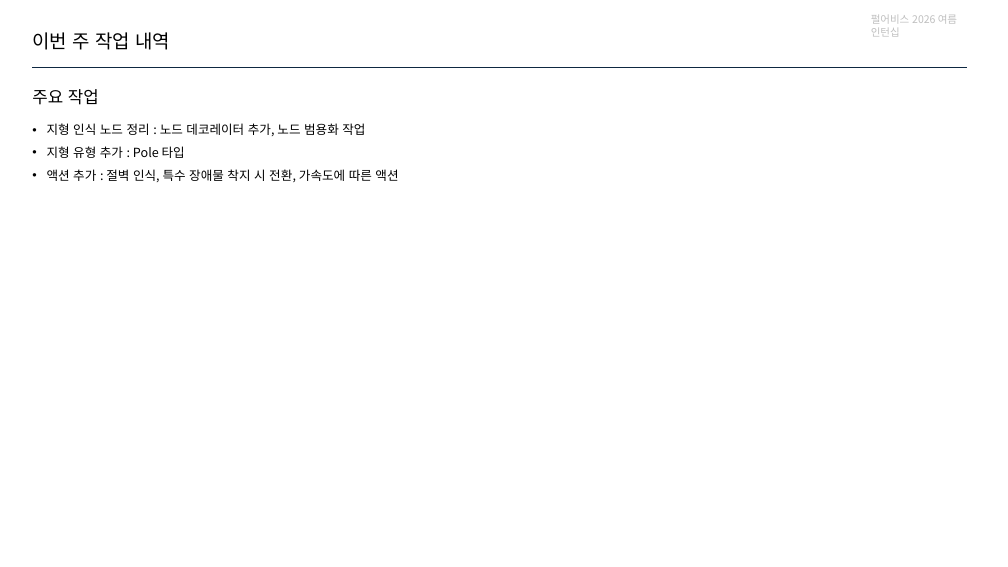
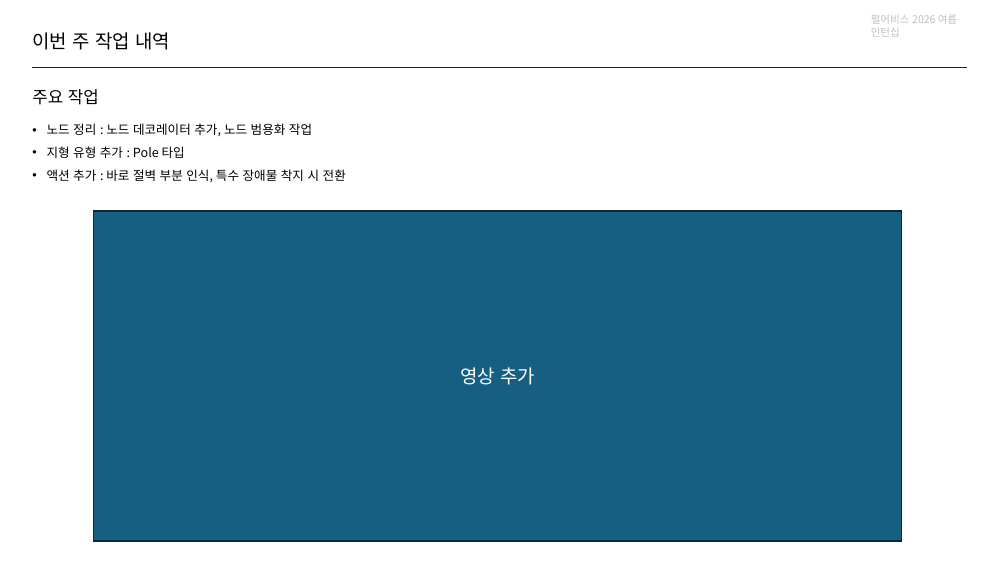
Before and after one commit to jhk0701/PA26-Character-Animation-Parkour, a slide deck: slide 2 of PPT/week7.pptx. Drawn at 1008x567 pixels with LibreOffice and Linux fonts; fonts in the diff are those of the drawing. Boxes give left, top, right and bottom in pixels: in the first picture for what was removed or moved away, otherwise in the second. Text is boxed around its words. In the diff, an @@ line names an element or a change of style, - is before the commit and + after.

Commit message:
Update: using input 탐지 노드 상속 수정

```diff
--- a/PPT/week7.pptx
+++ b/PPT/week7.pptx
@@ text at <box>47,123,312,136</box>: text changed @@
-• 지형 인식 노드 정리 : 노드 데코레이터 추가, 노드 범용화 작업
+• 노드 정리 : 노드 데코레이터 추가, 노드 범용화 작업
@@ text at <box>47,169,346,182</box>: text changed @@
-• 액션 추가 : 절벽 인식, 특수 장애물 착지 시 전환, 가속도에 따른 액션
+• 액션 추가 : 바로 절벽 부분 인식, 특수 장애물 착지 시 전환
@@ rectangle added at <box>94,211,902,541</box>, fill #156082, outline #092A39 1.5 pt, 18 pt, text #FFFFFF @@
+영상 추가
```
Also in this commit, not shown: 6 other slides changed, 3 slides added, 8 other files.
